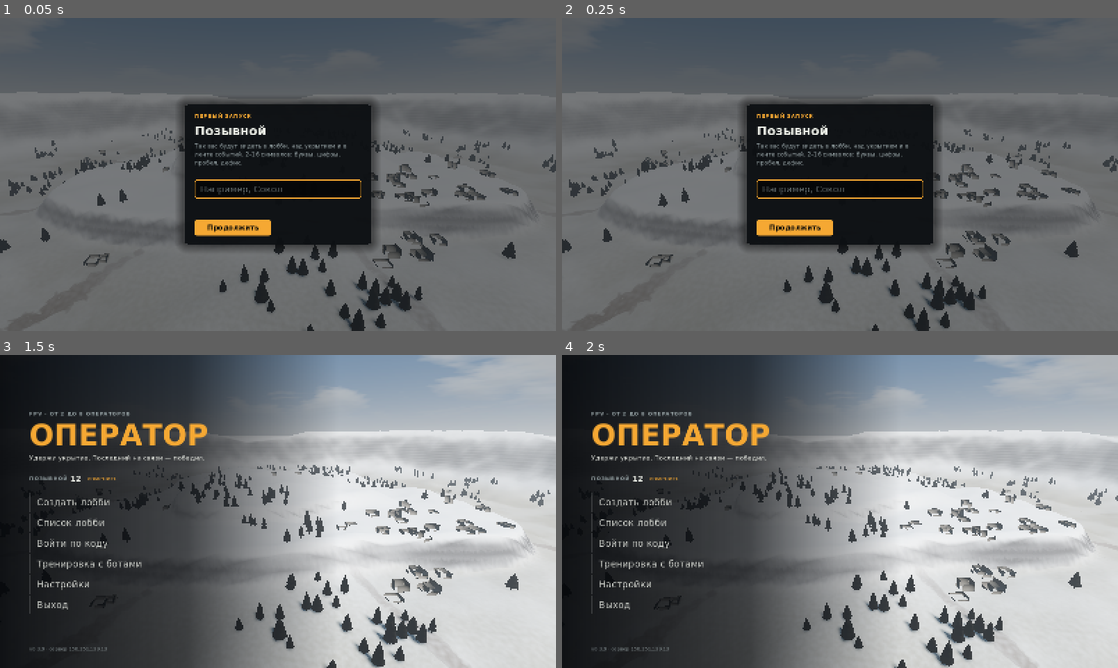
Above: before the commit, frames 1-4 (two rows, left to right).
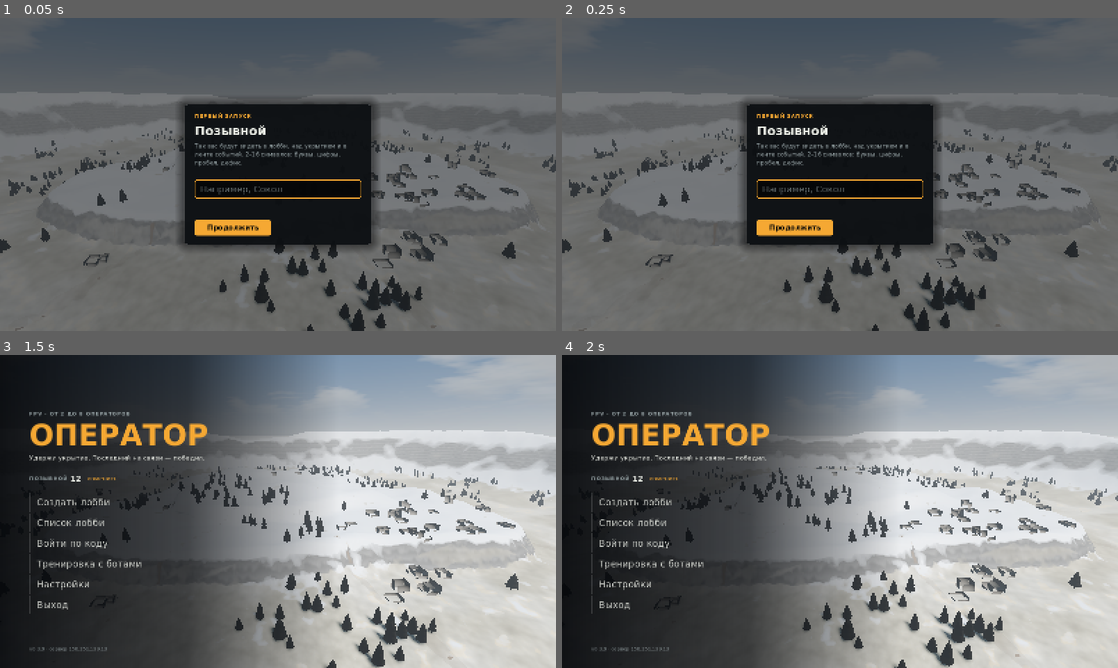
Above: after the commit, the same moments.

Repository: sevensave/operator
Game: Godot game, scene res://main.tscn
Same seed, same stepped clock (60 frames per second), same inputs: the game is played once before the commit and once after it.
Inputs (mouse positions are in pixels of both pictures, inside the frame that each line leads up to):
- Up to frame 1 (0.05 s): no input
- Up to frame 2 (0.25 s): no input
- Up to frame 3 (1.5 s): click (278, 527) at 0.52 s; type "12" at 0.6 s; tap Enter at 1.25 s; move the mouse to (400, 495) at 1.27 s; hold D from 1.28 s (still down); tap Q at 1.35 s; click (400, 495) at 1.42 s
- Up to frame 4 (2 s): keep holding D; tap Space at 1.52 s

The runs differ from the first frame. In frame 1, less than 0.1% of the frame differs, in the area x 3-9%, y 94-100%; in frame 2, less than 0.1%; in frame 3, 1.4%, in the area x 45-98%, y 39-100%; in frame 4, 1.4%.

Commit message:
Земля: послойный материал из библиотеки поверхностей — height-blend, трипланарная скала, анти-тайлинг, колеи и лужи на тропах, мокрая земля в дождь, снег зимой; дальняя земля тем же шейдером

Diff:
--- a/game/surface_lib.gd
+++ b/game/surface_lib.gd
@@ -320,10 +320,10 @@
 		var f := fine[i] / 255.0
 		var h := b * 0.8 + f * 0.2
 		hgt[i] = h
-		var v := 0.47 + b * 0.06 + f * 0.03
+		var v := 0.5 + b * 0.04 + f * 0.015
 		_put(col, i, v * 0.98, v, v * 1.03)
 		var sp := spark[i] / 255.0
-		rgh[i] = int((0.55 if sp < 0.95 else 0.15) * 255.0 + f * 30.0)
+		rgh[i] = int((0.6 if sp < 0.97 else 0.35) * 255.0 + f * 25.0)
 
 
 ## Бетон (или асфальт): пятна и поры, швы опалубки, трещины.
--- a/game/world_builder.gd
+++ b/game/world_builder.gd
@@ -11,7 +11,7 @@
 
 static func build(terrain: Terrain, root: Node3D, quality: int) -> void:
 	_environment(root, quality, terrain.preset)
-	_ground(terrain, root)
+	_ground(terrain, root, quality)
 	_trees(terrain, root)
 	_ruins(terrain, root)
 
@@ -273,7 +273,7 @@
 	return p
 
 
-static func _ground(terrain: Terrain, root: Node3D) -> void:
+static func _ground(terrain: Terrain, root: Node3D, quality := 1) -> void:
 	var n := Terrain.N
 	var st := SurfaceTool.new()
 	st.begin(Mesh.PRIMITIVE_TRIANGLES)
@@ -310,16 +310,7 @@
 			st.add_index(i + n + 1)
 			st.add_index(i + n)
 	var mesh := st.commit()
-	var pal := palette(terrain.preset.biome)
-	var mat := ShaderMaterial.new()
-	mat.shader = TERRAIN_SHADER
-	mat.set_shader_parameter("detail_noise", SurfaceLib.noise_tex(0.02))
-	mat.set_shader_parameter("macro_noise", SurfaceLib.noise_tex(0.008))
-	for key in ["grass_a", "grass_b", "dirt", "rock", "snow"]:
-		var col: Color = pal[key]
-		mat.set_shader_parameter(key, Vector3(col.r, col.g, col.b))
-	mat.set_shader_parameter("snow_lo", pal.snow_lo + terrain.preset.base_lift)
-	mat.set_shader_parameter("snow_hi", pal.snow_hi + terrain.preset.base_lift)
+	var mat := ground_material(terrain.preset, quality)
 	var mi := MeshInstance3D.new()
 	mi.mesh = mesh
 	mi.material_override = mat
@@ -347,13 +338,41 @@
 			fst.add_vertex(v)
 	var far := MeshInstance3D.new()
 	far.mesh = fst.commit()
-	var fm := StandardMaterial3D.new()
-	fm.albedo_color = pal.far
-	fm.roughness = 1.0
-	fm.cull_mode = BaseMaterial3D.CULL_DISABLED
+	# Тот же материал в упрощённом виде: тон и макро-пятна совпадают с краем карты.
+	var fm := mat.duplicate() as ShaderMaterial
+	fm.set_shader_parameter("far_mode", true)
 	far.material_override = fm
 	far.cast_shadow = GeometryInstance3D.SHADOW_CASTING_SETTING_OFF
 	root.add_child(far)
+
+
+const GROUND_LAYERS := [SurfaceLib.GRASS, SurfaceLib.DRY_GRASS, SurfaceLib.SOIL, SurfaceLib.MUD,
+	SurfaceLib.GRAVEL, SurfaceLib.ROCK, SurfaceLib.SNOW]
+
+
+## Материал земли: слои из библиотеки поверхностей, оттенки — палитра биома, погода — пресет.
+static func ground_material(preset: MapPreset, quality: int) -> ShaderMaterial:
+	var size := SurfaceLib.size_for(quality)
+	var pal := palette(preset.biome)
+	var mat := ShaderMaterial.new()
+	mat.shader = TERRAIN_SHADER
+	mat.set_shader_parameter("alb_arr", SurfaceLib.array(GROUND_LAYERS, 0, size))
+	mat.set_shader_parameter("nrm_arr", SurfaceLib.array(GROUND_LAYERS, 1, size))
+	mat.set_shader_parameter("orm_arr", SurfaceLib.array(GROUND_LAYERS, 2, size))
+	mat.set_shader_parameter("macro_noise", SurfaceLib.noise_tex(0.008))
+	for key in ["grass_a", "grass_b", "dirt", "rock", "snow"]:
+		var col: Color = pal[key]
+		mat.set_shader_parameter(key, Vector3(col.r, col.g, col.b))
+	mat.set_shader_parameter("snow_lo", pal.snow_lo + preset.base_lift)
+	mat.set_shader_parameter("snow_hi", pal.snow_hi + preset.base_lift)
+	var t := SurfaceLib.TILE
+	mat.set_shader_parameter("tiles", Vector4(1.0 / t[SurfaceLib.GRASS], 1.0 / t[SurfaceLib.SOIL], 1.0 / t[SurfaceLib.GRAVEL], 1.0 / t[SurfaceLib.ROCK]))
+	var rain := preset.precip == MapPreset.Precip.RAIN
+	var damp := preset.daytime == MapPreset.Daytime.FOG or preset.daytime == MapPreset.Daytime.OVERCAST
+	mat.set_shader_parameter("wetness", 0.85 if rain else (0.3 if damp and preset.biome != MapPreset.Biome.STEPPE else 0.0))
+	mat.set_shader_parameter("snow_cover", 0.35 if preset.precip == MapPreset.Precip.SNOW else 0.0)
+	mat.set_shader_parameter("lite", quality <= 0)
+	return mat
 
 
 ## Три вида деревьев одной высоты (~7 м до масштаба). Вершинный цвет: rgb — оттенок,
--- a/shaders/terrain.gdshader
+++ b/shaders/terrain.gdshader
@@ -1,8 +1,15 @@
 shader_type spatial;
-// Земля карты: палитра биома (uniform), грунт из вершин, камень на склонах с трипланарной
-// фактурой и слоистостью, снег выше линии снега, рельефные нормали из шума.
-
-uniform sampler2D detail_noise : filter_linear_mipmap, repeat_enable;
+// Земля карты: послойный материал из библиотеки поверхностей (SurfaceLib, массивы текстур:
+// 0 трава, 1 сухая трава, 2 грунт, 3 грязь, 4 гравий, 5 скала, 6 снег). Слои смешиваются по высоте
+// фактуры (height-blend), веса — от склона, высоты, маски троп (COLOR.r) и макро-шума 30–300 м.
+// Скала на склонах — трипланарно. Анти-тайлинг: два масштаба UV с поворотом + макро-вариация.
+// Вблизи — детальные нормали. В дождь — мокрое и лужи на тропах, зимой — снег.
+// far_mode — дальняя земля за картой: тот же цвет без выборок фактур (стыка по тону нет).
+// Геометрия не смещается: всё только во фрагменте.
+
+uniform sampler2DArray alb_arr : source_color, filter_linear_mipmap_anisotropic, repeat_enable;
+uniform sampler2DArray nrm_arr : hint_normal, filter_linear_mipmap_anisotropic, repeat_enable;
+uniform sampler2DArray orm_arr : filter_linear_mipmap_anisotropic, repeat_enable;
 uniform sampler2D macro_noise : filter_linear_mipmap, repeat_enable;
 uniform vec3 grass_a = vec3(0.20, 0.27, 0.10);
 uniform vec3 grass_b = vec3(0.33, 0.34, 0.15);
@@ -11,7 +18,11 @@
 uniform vec3 snow = vec3(0.80, 0.82, 0.84);
 uniform float snow_lo = 95.0;
 uniform float snow_hi = 125.0;
-uniform float bump = 1.0;
+uniform float wetness = 0.0;      // 0..1 — дождь: темнее, глаже, лужи
+uniform float snow_cover = 0.0;   // 0..1 — снегопад: снег и на склонах положе
+uniform bool lite = false;        // низкое качество: один масштаб, без трипланара и деталей
+uniform bool far_mode = false;
+uniform vec4 tiles = vec4(0.5, 0.5, 1.0, 0.25);   // 1/метры: трава, грунт, гравий, скала
 
 varying vec3 world_pos;
 varying vec3 world_n;
@@ -21,47 +32,194 @@
 	world_n = normalize((MODEL_MATRIX * vec4(NORMAL, 0.0)).xyz);
 }
 
-float tri(vec3 p, vec3 w, float s) {
-	return texture(detail_noise, p.zy * s).r * w.x
-		+ texture(detail_noise, p.xz * s).r * w.y
-		+ texture(detail_noise, p.xy * s).r * w.z;
+vec2 rot(vec2 p, float a) {
+	float c = cos(a);
+	float s = sin(a);
+	return vec2(c * p.x - s * p.y, s * p.x + c * p.y);
+}
+
+// Нормаль из карты (горизонтальная проекция): возмущение мировой нормали.
+vec3 hn(vec4 t) {
+	vec2 d = t.xy * 2.0 - 1.0;
+	return vec3(d.x, 0.0, -d.y);
 }
 
 void fragment() {
 	vec3 n = normalize(world_n);
-	vec3 w = pow(abs(n), vec3(4.0));
-	w /= (w.x + w.y + w.z);
-	float d1 = texture(detail_noise, world_pos.xz * 0.11).r;
-	float d2 = texture(detail_noise, world_pos.xz * 0.023).r;
-	float m = texture(macro_noise, world_pos.xz * 0.0021).r;
+	vec3 p = world_pos;
+	float dist = length(p - CAMERA_POSITION_WORLD);
+	// Макро-вариация: 300 м (поля), 60 м (пятна), 25 м (мелкие пятна).
+	float m300 = texture(macro_noise, p.xz * 0.0021).r;
+	float m60 = texture(macro_noise, p.xz * 0.011 + 0.37).r;
+	float m25 = texture(macro_noise, p.xz * 0.027 + 0.71).r;
 	float slope = 1.0 - n.y;
-	float rock_k = smoothstep(0.18, 0.32, slope + (d1 - 0.5) * 0.08);
-
-	// Рельефные нормали: градиент шума в мире (на склонах — трипланарный).
-	float e = 0.6;
-	float s1 = 0.09;
-	float hc = tri(world_pos, w, s1);
-	float hx = tri(world_pos + vec3(e, 0.0, 0.0), w, s1);
-	float hy = tri(world_pos + vec3(0.0, e, 0.0), w, s1);
-	float hz = tri(world_pos + vec3(0.0, 0.0, e), w, s1);
-	vec3 g = vec3(hx - hc, hy - hc, hz - hc) / e;
-	g -= n * dot(g, n);
-	vec3 nb = normalize(n - g * bump * mix(0.12, 1.3, rock_k));
+	vec3 grass = mix(grass_a, grass_b, smoothstep(0.3, 0.7, m300));
+	grass *= 0.88 + m60 * 0.24;
+	vec3 dry = vec3(grass_b.r * 1.3, grass_b.g * 1.12, grass_b.b * 0.8);
+	float path = COLOR.r;
+
+	// Веса слоёв до учёта высоты фактуры.
+	float sn_h = smoothstep(snow_lo, snow_hi, p.y + (m60 - 0.5) * 24.0);
+	float w_dry = smoothstep(0.55, 0.75, m60 * 0.7 + m300 * 0.5) * 0.9;
+	float w_soil = smoothstep(0.3, 0.6, path) + smoothstep(0.72, 0.8, m25) * 0.6 + smoothstep(0.25, 0.35, slope) * 0.5;
+	float w_mud = smoothstep(0.55, 0.75, path) * smoothstep(0.35, 0.6, m25 + wetness * 0.3);
+	float w_gravel = (1.0 - max(sn_h, snow_cover)) * smoothstep(0.2, 0.3, slope) * smoothstep(0.35, 0.25, slope) * 0.8 + smoothstep(0.68, 0.72, path) * smoothstep(0.6, 0.5, m25) * 0.6;
+	float w_rock = smoothstep(0.19, 0.29, slope + (m25 - 0.5) * 0.08);
+	float w_snow = max(sn_h, snow_cover) * smoothstep(0.5 + snow_cover * 0.15, 0.25, slope) * (1.0 - w_mud * 0.6);
+
+	if (far_mode) {
+		vec3 c = mix(grass, dry, w_dry * 0.6);
+		c = mix(c, snow, w_snow);
+		ALBEDO = c * (0.9 + m25 * 0.2);
+		ROUGHNESS = 1.0;
+		SPECULAR = 0.2;
+	} else {
+
+	vec2 uvg = p.xz * tiles.x;
+	vec2 uvs = p.xz * tiles.y;
+	vec2 uvr = p.xz * tiles.z;
+	// Анти-тайлинг травы: второй масштаб с поворотом, смесь по макро-шуму.
+	vec2 uvg2 = rot(p.xz, 0.6) * tiles.x * 0.37;
+	float mixk = lite ? 0.0 : smoothstep(0.35, 0.65, m25);
+
+	vec4 ga = texture(alb_arr, vec3(uvg, 0.0));
+	vec4 go = texture(orm_arr, vec3(uvg, 0.0));
+	vec4 gn = texture(nrm_arr, vec3(uvg, 0.0));
+	if (!lite) {
+		ga = mix(ga, texture(alb_arr, vec3(uvg2, 0.0)), mixk);
+		go = mix(go, texture(orm_arr, vec3(uvg2, 0.0)), mixk);
+		gn = mix(gn, texture(nrm_arr, vec3(uvg2, 0.0)), mixk);
+	}
+	// Слои: albedo (оттенок × фактура × 2), orm (a — высота), нормаль.
+	vec3 acc_c = vec3(0.0);
+	vec4 acc_o = vec4(0.0);
+	vec3 acc_n = vec3(0.0);
+	float best = -1.0;
+	float hgts[7];
+	float ws[7];
+	ws[0] = 1.0;
+	ws[1] = w_dry;
+	ws[2] = w_soil;
+	ws[3] = w_mud;
+	ws[4] = w_gravel;
+	ws[5] = w_rock;
+	ws[6] = w_snow;
+	// Под снегом остальное проглядывает лишь кочками.
+	for (int i = 0; i < 5; i++) ws[i] *= 1.0 - w_snow * 0.75;
+	// Сначала высоты (из ORM.a) — для height-blend.
+	vec4 o1 = vec4(0.0), o2 = vec4(0.0), o3 = vec4(0.0), o4 = vec4(0.0), o6 = vec4(0.0);
+	hgts[0] = go.a;
+	if (ws[1] > 0.01) { o1 = texture(orm_arr, vec3(uvg * 0.9 + 0.31, 1.0)); }
+	if (ws[2] > 0.01) { o2 = texture(orm_arr, vec3(uvs, 2.0)); }
+	if (ws[3] > 0.01) { o3 = texture(orm_arr, vec3(uvs * 0.8, 3.0)); }
+	if (ws[4] > 0.01) { o4 = texture(orm_arr, vec3(uvr, 4.0)); }
+	if (ws[6] > 0.01) { o6 = texture(orm_arr, vec3(uvs * 0.5, 6.0)); }
+	// Скала: трипланарно на склонах.
+	vec3 tw = pow(abs(n), vec3(4.0));
+	tw /= tw.x + tw.y + tw.z;
+	vec4 ra = vec4(0.0), ro = vec4(0.0);
+	vec3 rn = vec3(0.0);
+	if (ws[5] > 0.01) {
+		vec3 q = p * tiles.w;
+		if (lite) {
+			ra = texture(alb_arr, vec3(q.xz, 5.0));
+			ro = texture(orm_arr, vec3(q.xz, 5.0));
+			rn = hn(texture(nrm_arr, vec3(q.xz, 5.0)));
+		} else {
+			vec4 ax = texture(alb_arr, vec3(q.zy, 5.0)), ay = texture(alb_arr, vec3(q.xz, 5.0)), az = texture(alb_arr, vec3(q.xy, 5.0));
+			vec4 ox = texture(orm_arr, vec3(q.zy, 5.0)), oy = texture(orm_arr, vec3(q.xz, 5.0)), oz = texture(orm_arr, vec3(q.xy, 5.0));
+			vec2 nx = texture(nrm_arr, vec3(q.zy, 5.0)).xy * 2.0 - 1.0;
+			vec2 ny = texture(nrm_arr, vec3(q.xz, 5.0)).xy * 2.0 - 1.0;
+			vec2 nz = texture(nrm_arr, vec3(q.xy, 5.0)).xy * 2.0 - 1.0;
+			ra = ax * tw.x + ay * tw.y + az * tw.z;
+			ro = ox * tw.x + oy * tw.y + oz * tw.z;
+			rn = vec3(0.0, -nx.y, nx.x) * tw.x + vec3(ny.x, 0.0, -ny.y) * tw.y + vec3(nz.x, -nz.y, 0.0) * tw.z;
+		}
+	}
+	hgts[1] = o1.a;
+	hgts[2] = o2.a;
+	hgts[3] = o3.a * 0.7;
+	hgts[4] = o4.a;
+	hgts[5] = ro.a;
+	hgts[6] = o6.a * 0.3 + 0.75 + w_snow * 0.3;
+	// Height-blend: побеждает слой с бо́льшим (вес + высота), переход шириной 0,2.
+	float top = -10.0;
+	for (int i = 0; i < 7; i++) {
+		if (ws[i] > 0.001) top = max(top, ws[i] * 1.6 + hgts[i]);
+	}
+	float wsum = 0.0;
+	float fw[7];
+	for (int i = 0; i < 7; i++) {
+		fw[i] = ws[i] > 0.001 ? max(ws[i] * 1.6 + hgts[i] - top + 0.2, 0.0) : 0.0;
+		wsum += fw[i];
+	}
+	for (int i = 0; i < 7; i++) fw[i] /= max(wsum, 1e-4);
+
+	vec3 c = grass * ga.rgb * 2.0 * fw[0];
+	vec4 o = go * fw[0];
+	vec3 dn = hn(gn) * fw[0];
+	if (fw[1] > 0.0) {
+		vec2 uv = uvg * 0.9 + 0.31;
+		c += dry * texture(alb_arr, vec3(uv, 1.0)).rgb * 2.0 * fw[1];
+		o += o1 * fw[1];
+		dn += hn(texture(nrm_arr, vec3(uv, 1.0))) * fw[1];
+	}
+	if (fw[2] > 0.0) {
+		c += dirt * texture(alb_arr, vec3(uvs, 2.0)).rgb * 2.0 * fw[2];
+		o += o2 * fw[2];
+		dn += hn(texture(nrm_arr, vec3(uvs, 2.0))) * fw[2];
+	}
+	if (fw[3] > 0.0) {
+		c += dirt * 0.75 * texture(alb_arr, vec3(uvs * 0.8, 3.0)).rgb * 2.0 * fw[3];
+		o += o3 * fw[3];
+		dn += hn(texture(nrm_arr, vec3(uvs * 0.8, 3.0))) * fw[3];
+	}
+	if (fw[4] > 0.0) {
+		c += mix(rock, dirt, 0.3) * 1.1 * texture(alb_arr, vec3(uvr, 4.0)).rgb * 2.0 * fw[4];
+		o += o4 * fw[4];
+		dn += hn(texture(nrm_arr, vec3(uvr, 4.0))) * fw[4];
+	}
+	if (fw[5] > 0.0) {
+		float strata = sin(p.y * 0.9 + m25 * 6.0) * 0.5 + 0.5;
+		c += rock * ra.rgb * 2.0 * (0.9 + strata * 0.15) * fw[5];
+		o += ro * fw[5];
+		dn += rn * fw[5];
+	}
+	if (fw[6] > 0.0) {
+		c += snow * texture(alb_arr, vec3(uvs * 0.5, 6.0)).rgb * 2.0 * fw[6];
+		o += o6 * fw[6];
+		dn += hn(texture(nrm_arr, vec3(uvs * 0.5, 6.0))) * fw[6] * 0.3;
+	}
+	// Детальные нормали вблизи (до 30 м) — мелкий масштаб той же травы/грунта.
+	float near_k = lite ? 0.0 : smoothstep(30.0, 8.0, dist) * (1.0 - fw[6]) * (1.0 - fw[5]);
+	if (near_k > 0.0) {
+		vec4 dt = texture(nrm_arr, vec3(p.xz * 2.1, fw[2] + fw[3] > 0.5 ? 2.0 : 0.0));
+		dn += hn(dt) * 0.5 * near_k;
+	}
+	// Дальше — нормали фактуры мягче (меньше муара), общий тон — макро.
+	float far_k = smoothstep(120.0, 400.0, dist);
+	dn *= 1.0 - far_k * 0.7;
+	c *= 0.86 + m25 * 0.28 * (1.0 - fw[6]);
+
+	// Влажность: мокрая земля темнее и глаже, лужи — во впадинах грязи/грунта на тропах.
+	float rough = o.g;
+	float wet = wetness * (1.0 - fw[6]);
+	if (wet > 0.0) {
+		float porous = fw[2] + fw[3] + fw[0] * 0.5 + fw[1] * 0.5;
+		c *= 1.0 - wet * 0.35 * porous;
+		rough = mix(rough, rough * 0.55, wet);
+		float h = fw[3] * hgts[3] + fw[2] * hgts[2] + (1.0 - fw[3] - fw[2]) * 1.0;
+		float puddle = wet * smoothstep(0.42, 0.3, h) * smoothstep(0.4, 0.7, path);
+		c = mix(c, c * 0.35 + vec3(0.02, 0.025, 0.03), puddle);
+		rough = mix(rough, 0.04, puddle);
+		dn *= 1.0 - puddle;
+	}
+	vec3 nb = normalize(n + dn * 0.9);
 	NORMAL = normalize((VIEW_MATRIX * vec4(nb, 0.0)).xyz);
-
-	vec3 base = COLOR.rgb;
-	vec3 grass = mix(grass_a, grass_b, smoothstep(0.3, 0.7, m));
-	vec3 c = grass;
-	c = mix(c, dirt, smoothstep(0.55, 0.75, d2 * 0.6 + base.r * 0.8));
-	// Камень: трипланарная фактура и слои породы.
-	float rt = tri(world_pos, w, 0.035);
-	float strata = sin(world_pos.y * 0.9 + rt * 6.0) * 0.5 + 0.5;
-	vec3 rk = rock * (0.78 + rt * 0.35) * (0.9 + strata * 0.18);
-	c = mix(c, rk, rock_k);
-	float sn = smoothstep(snow_lo, snow_hi, world_pos.y + d2 * 12.0) * smoothstep(0.45, 0.2, slope);
-	c = mix(c, snow, sn);
-	c *= 0.82 + d1 * 0.32;
 	ALBEDO = c;
-	ROUGHNESS = mix(0.95, 0.75, sn);
-	SPECULAR = mix(0.2, 0.35, sn);
-}
+	ROUGHNESS = rough;
+	AO = mix(o.r, 1.0, fw[6] * 0.85);
+	AO_LIGHT_AFFECT = 0.3;
+	SPECULAR = 0.3 + fw[6] * 0.1;
+	}
+}
Not shown, added: game/surface_lib.gd.uid
